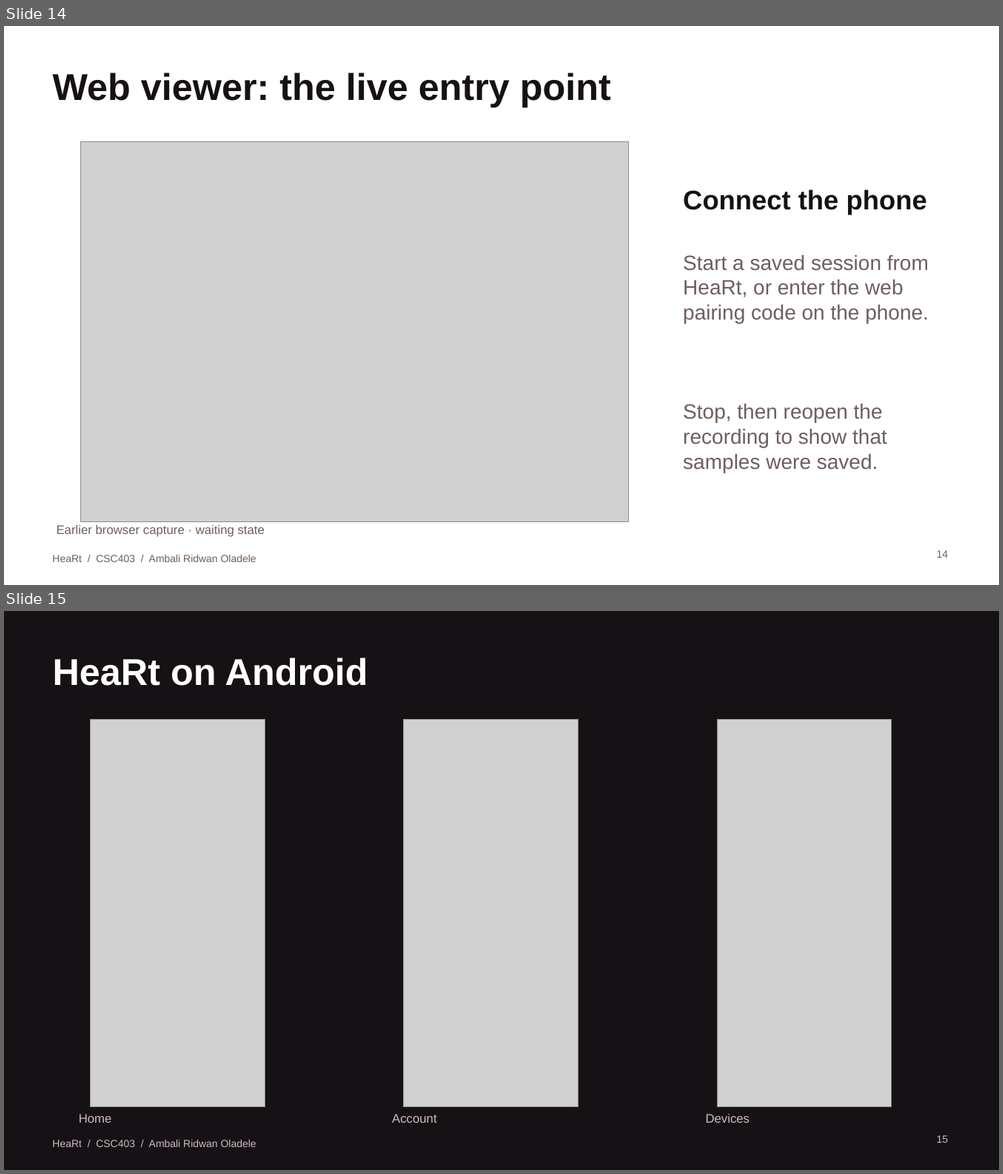
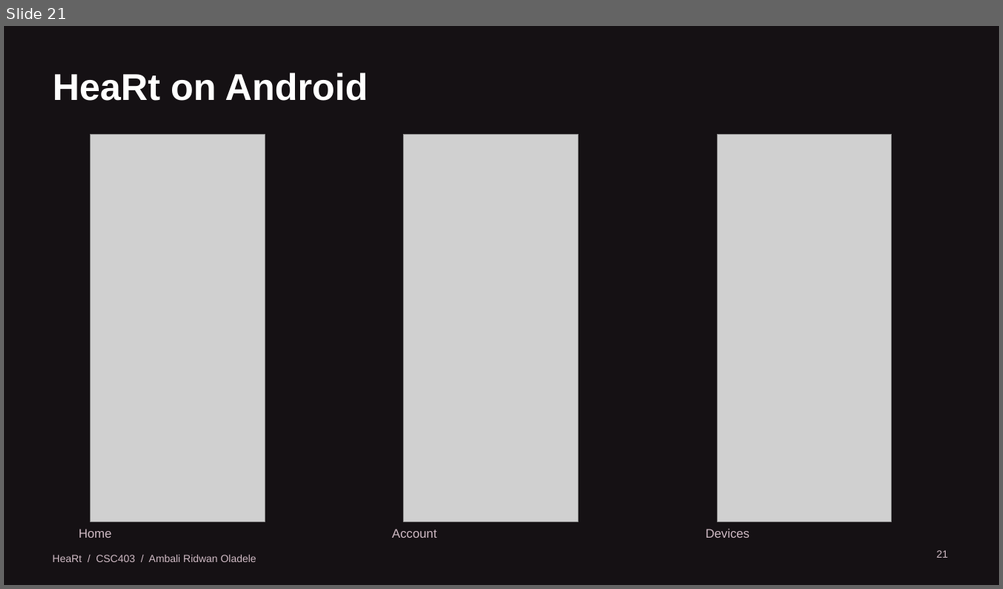
Before and after one commit to iamRed-One/heart-rate-monitor, a slide deck: docs/presentation/HeaRt-Project-Demonstration.pptx. Shown one above the other, each under a label of ours: slides 14 and 15 before the commit, slide 21 after it. The pictures are 1003x1174 and 1003x589 pixels, drawn with LibreOffice and Linux fonts; fonts in the diff are those of the drawing; grey boxes stand for pictures. Boxes give left, top, right and bottom in pixels: in the first picture for what was removed or moved away, otherwise in the second. Text is boxed around its words. In the diff, an @@ line names an element or a change of style, - is before the commit and + after.

```diff
--- a/docs/presentation/HeaRt-Project-Demonstration.pptx
+++ b/docs/presentation/HeaRt-Project-Demonstration.pptx
@@ slide 14 removed at <box>4,26,999,585</box>, background #FFFFFF @@
@@ title removed at <box>53,73,611,107</box> @@
-Web viewer: the live entry point
@@ picture removed at <box>81,141,629,522</box> @@
@@ text removed at <box>683,190,927,215</box> @@
-Connect the phone
@@ text removed at <box>683,255,928,323</box> @@
-Start a saved session from HeaRt, or enter the web pairing code on the phone.
@@ text removed at <box>683,403,887,473</box> @@
-Stop, then reopen the recording to show that samples were saved.
@@ text removed at <box>57,526,264,537</box> @@
-Earlier browser capture · waiting state
@@ text removed at <box>52,555,256,562</box> @@
-HeaRt / CSC403 / Ambali Ridwan Oladele
@@ page number removed at <box>936,551,948,558</box> @@
-14
@@ what was slide 15 is now slide 21 @@
@@ page number at <box>936,551,948,558</box>: text changed @@
-15
+21
```
Also in this commit, not shown: 2 slides changed, 19 slides added, 12 other slides removed, 10 other files.
